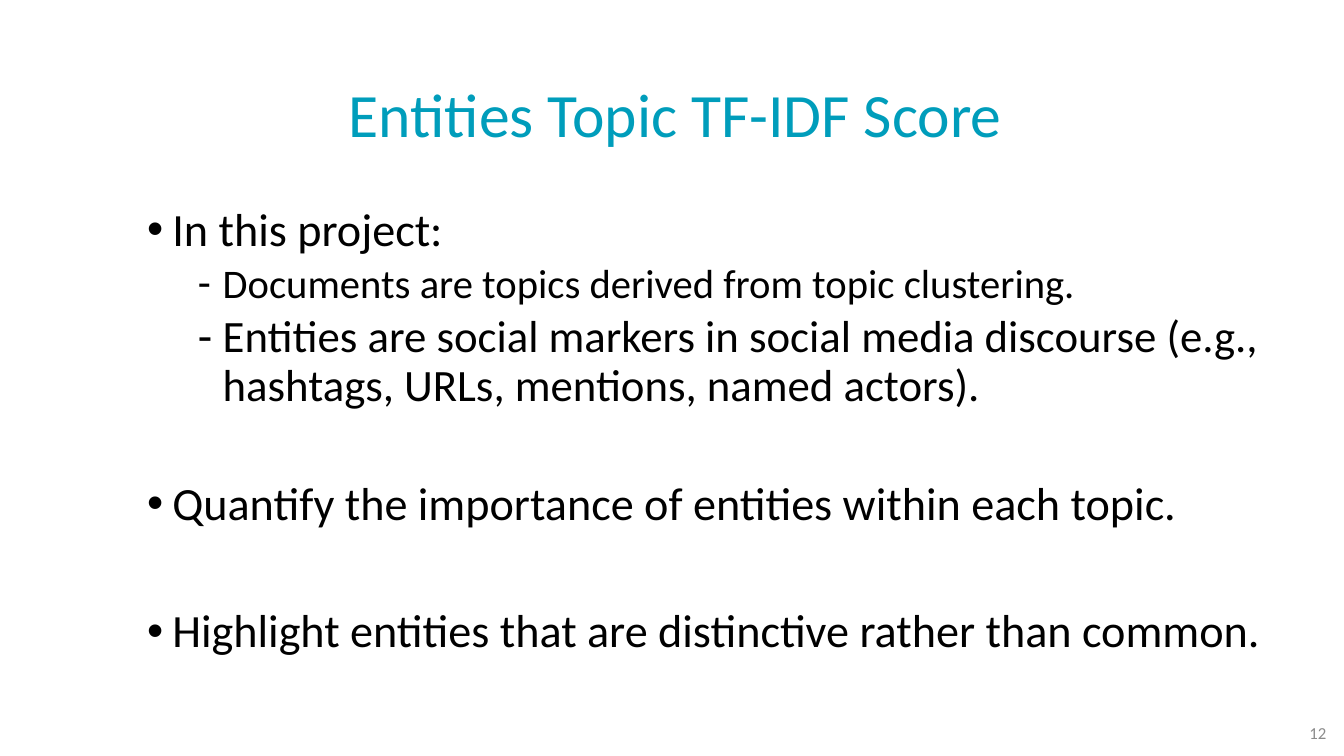
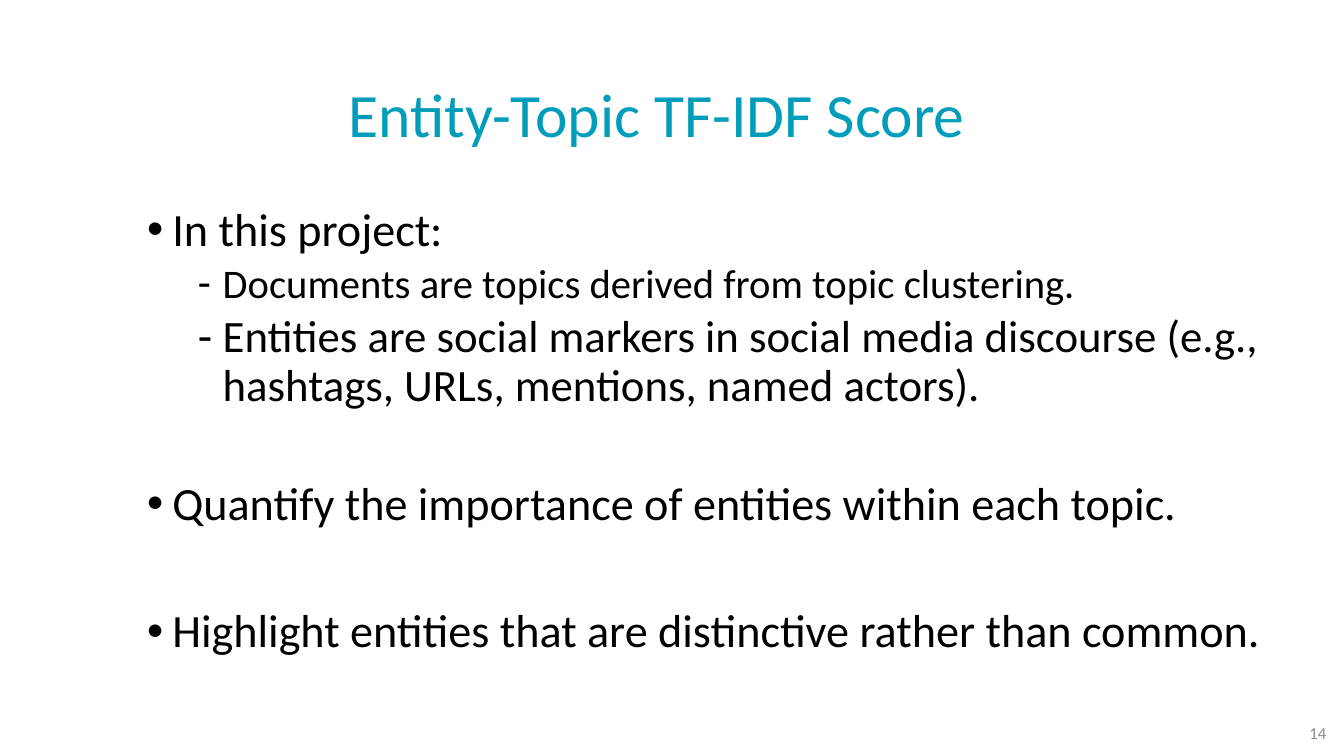
Before and after one commit to NoaTal1996/Backbone-Graph, a slide deck: slide 14 of docs/cbg_saback.pptx (slide 12 before the commit). Drawn at 1344x756 pixels with LibreOffice and Linux fonts; fonts in the diff are those of the drawing; background and template pictures are left out. Boxes give left, top, right and bottom in pixels: in the first picture for what was removed or moved away, otherwise in the second. Text is boxed around its words. In the diff, an @@ line names an element or a change of style, - is before the commit and + after.

```diff
--- a/docs/cbg_saback.pptx
+++ b/docs/cbg_saback.pptx
@@ title at bbox=[349, 94, 965, 147]: text changed @@
-Entities Topic TF-IDF Score
+Entity-Topic TF-IDF Score
@@ page number at bbox=[1309, 728, 1326, 739]: text changed @@
-12
+14
```
Also in this commit, not shown: 5 other slides changed, 12 slides added, 8 slides removed.
